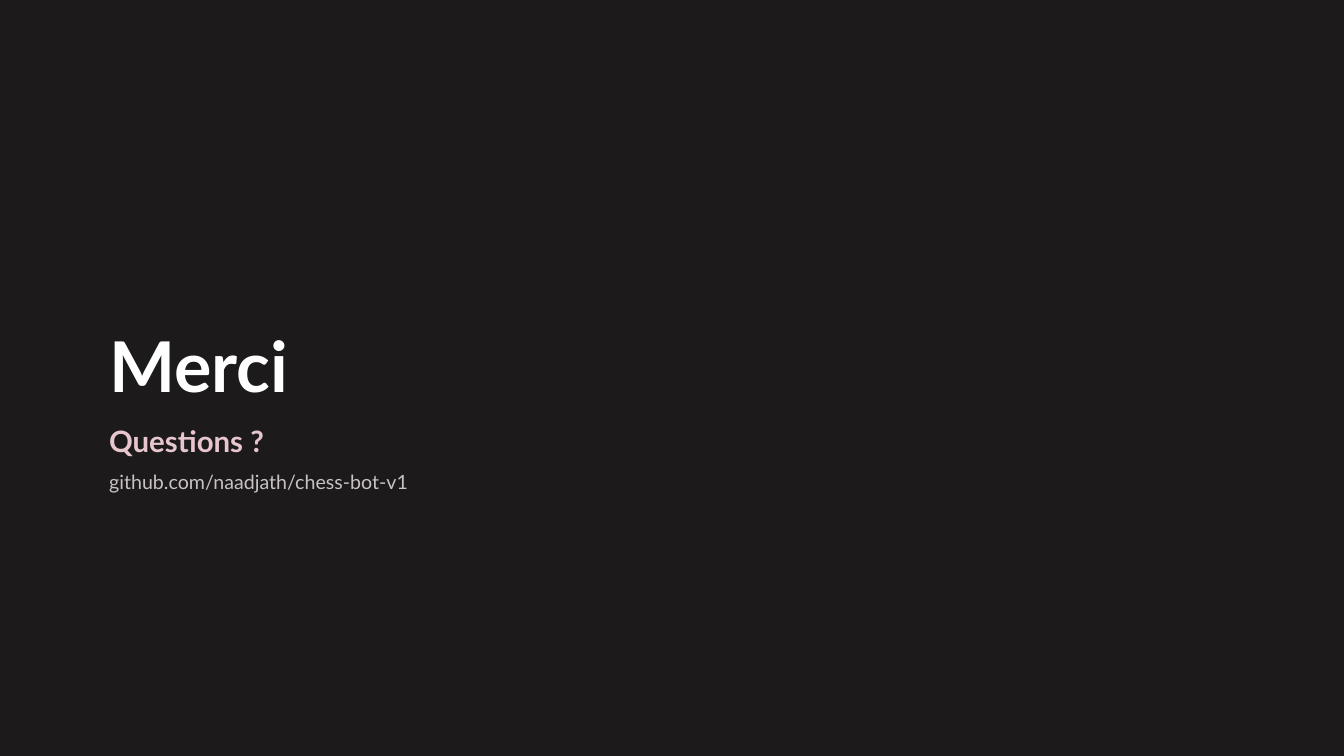
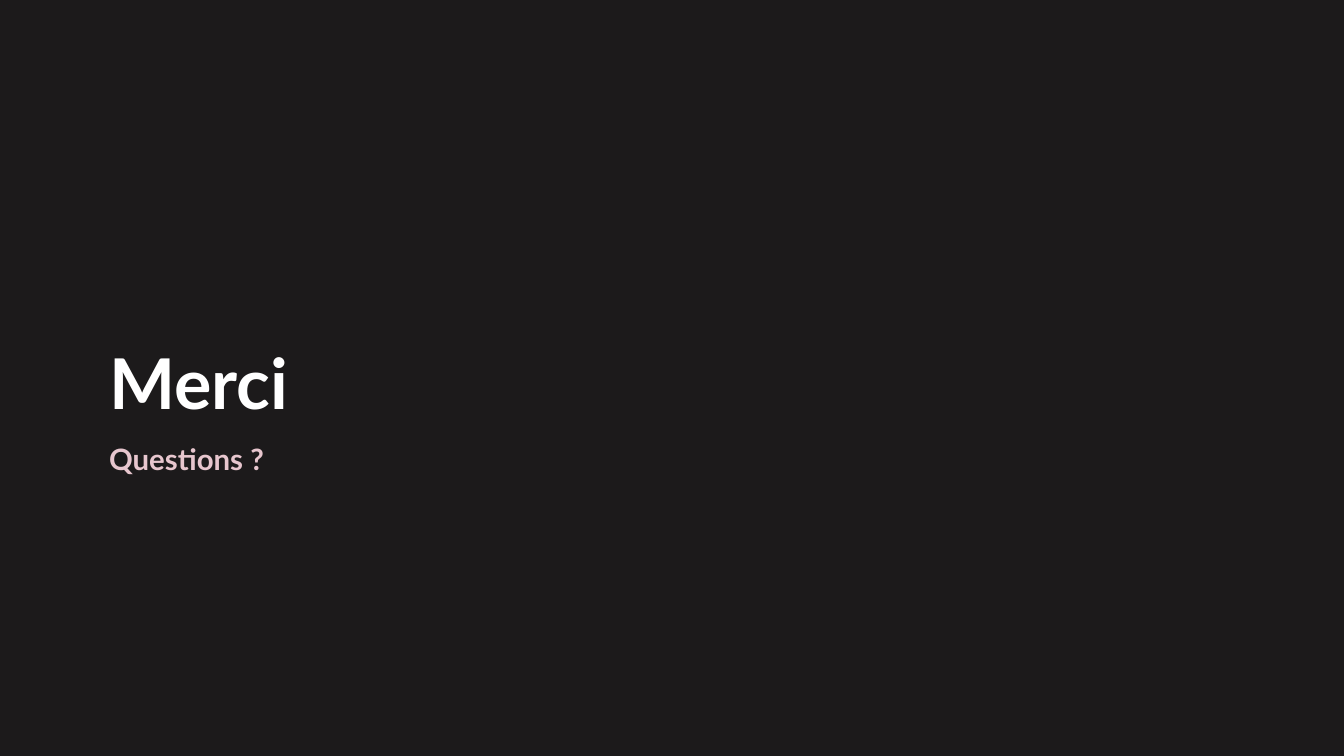
Before and after one commit to naadjath/chess-bot-v1, a slide deck: slide 18 of LIVRABLES/6-Soutenance/Soutenance.pptx. Drawn at 1344x756 pixels with LibreOffice and Linux fonts; fonts in the diff are those of the drawing. Boxes give left, top, right and bottom in pixels: in the first picture for what was removed or moved away, otherwise in the second. Text is boxed around its words. In the diff, an @@ line names an element or a change of style, - is before the commit and + after.

```diff
--- a/LIVRABLES/6-Soutenance/Soutenance.pptx
+++ b/LIVRABLES/6-Soutenance/Soutenance.pptx
@@ text at (x1=109, y1=474, x2=408, y2=493): paragraph removed @@
-github.com/naadjath/chess-bot-v1
```
Also in this commit, not shown: 11 other slides changed, 3 other files.
